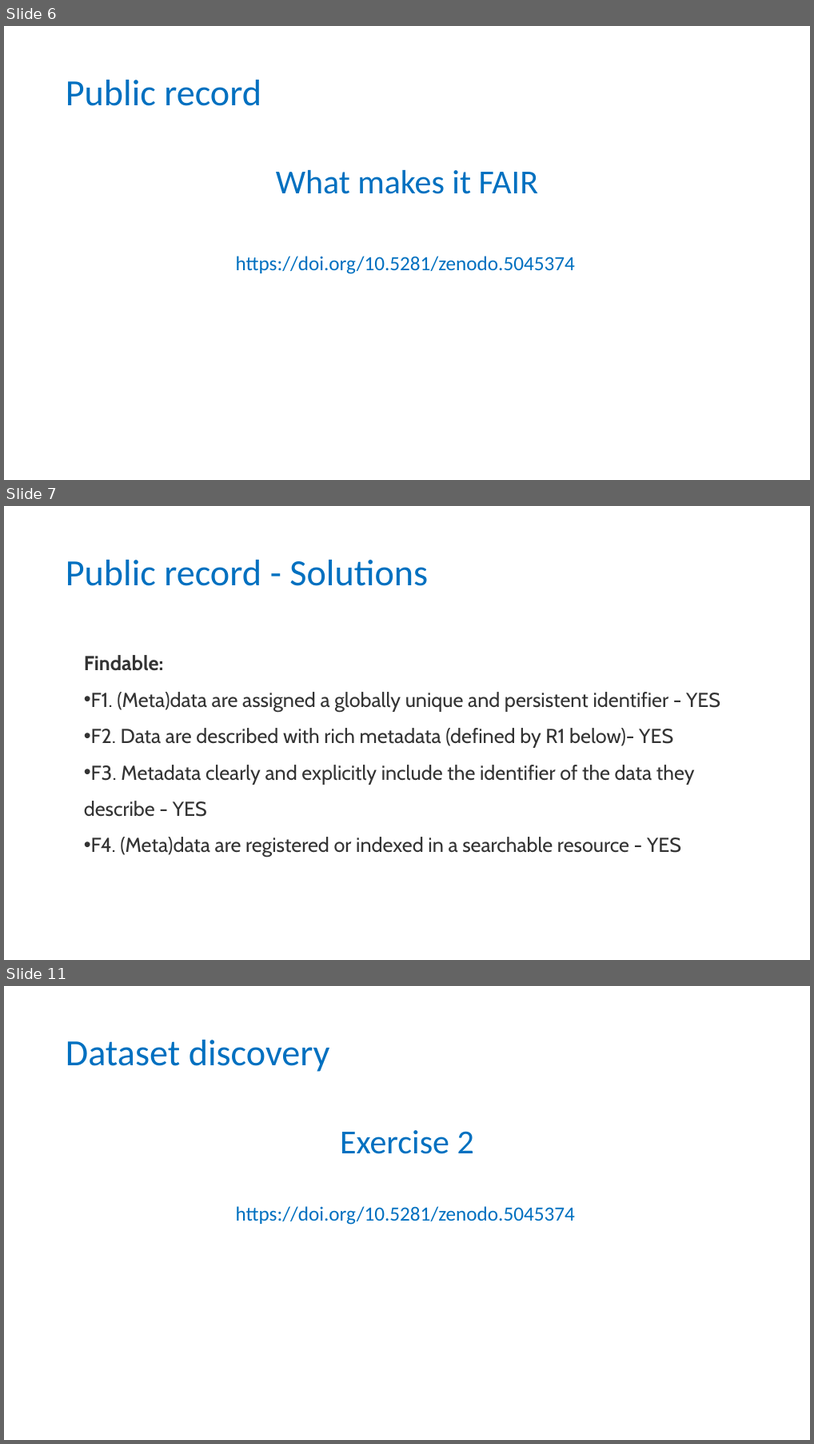
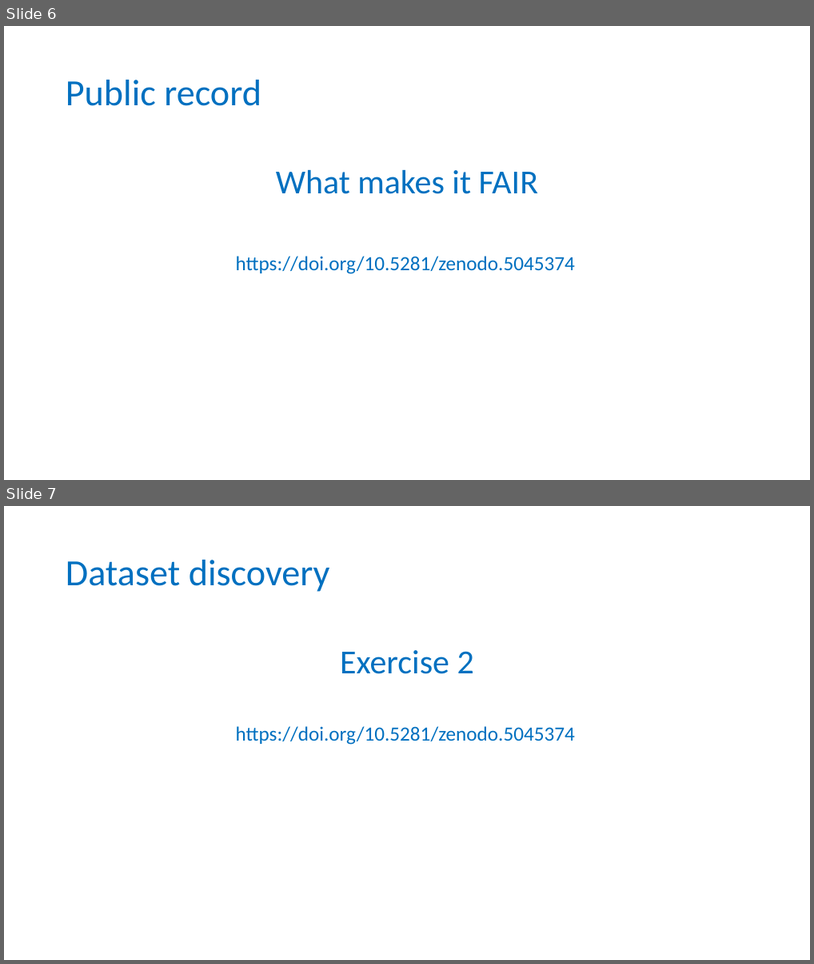
Before and after one commit to tobyhodges/probable-enigma, a slide deck: instructors/04-Public_repositories.pptx. Shown one above the other, each under a label of ours: slides 6, 7 and 11 before the commit, slides 6 and 7 after it; the slides between them are not shown. The pictures are 814x1444 and 814x964 pixels, drawn with LibreOffice and Linux fonts; fonts in the diff are those of the drawing; background and template pictures are left out. Boxes give left, top, right and bottom in pixels: in the first picture for what was removed or moved away, otherwise in the second. Text is boxed around its words. In the diff, an @@ line names an element or a change of style, - is before the commit and + after.

```diff
--- a/instructors/04-Public_repositories.pptx
+++ b/instructors/04-Public_repositories.pptx
@@ slide 7 removed at (4, 506, 810, 960), background #FFFFFF @@
@@ title removed at (66, 560, 428, 586) @@
-Public record - Solutions
@@ text removed at (84, 655, 721, 856) @@
-Findable:
-• F1. (Meta)data are assigned a globally unique and persistent identifier - YES
-• F2. Data are described with rich metadata (defined by R1 below)- YES
-• F3. Metadata clearly and explicitly include the identifier of the data they describe - YES
-• F4. (Meta)data are registered or indexed in a searchable resource - YES
@@ what was slide 11 is now slide 7 @@
```
Also in this commit, not shown: 1 slide changed, 3 other slides removed, 2 other files.
